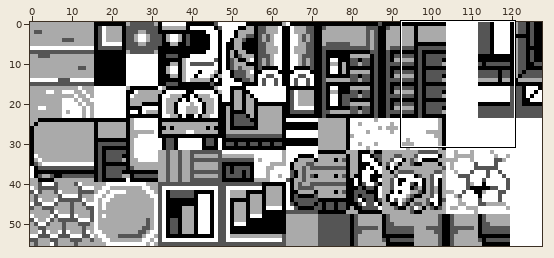
Sprite sheet -- gfx/tilesets/linksawakeninginterior.png. Above, an overview of the earlier version with the close-up marked.
Close-up. Earlier state:
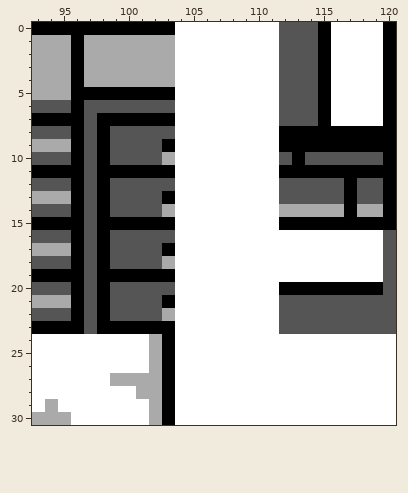
The file is 128x56 pixels. Shown: x 93..120, y 0..30.
The same view after the edit:
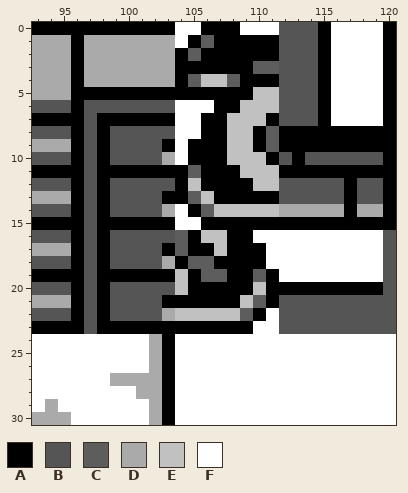
Palette (. is transparent): A #000000  B #555555  C #5d5d5d  D #aaaaaa  E #c1c1c1  F #ffffff
Edits made:
@@ x 102..113 @@
- 0 AAFFFFFFFFBB
- 1 DDFFFFFFFFBB
- 2 DDFFFFFFFFBB
- 3 DDFFFFFFFFBB
- 4 DDFFFFFFFFBB
- 5 AAFFFFFFFFBB
- 6 BBFFFFFFFFBB
- 7 AAFFFFFFFFBB
- 8 BBFFFFFFFFAA
- 9 BAFFFFFFFFAA
-10 BDFFFFFFFFBA
-11 AAFFFFFFFFAA
-12 BBFFFFFFFFBB
-13 BAFFFFFFFFBB
-14 BDFFFFFFFFDD
-15 AAFFFFFFFFAA
-16 BBFFFFFFFFFF
-17 BAFFFFFFFFFF
-18 BDFFFFFFFFFF
-19 AAFFFFFFFFFF
-20 BBFFFFFFFFAA
-21 BAFFFFFFFFBB
-22 BDFFFFFFFFBB
-23 AAFFFFFFFFBB
+ 0 AAFFAAAFFFBB
+ 1 DDFACAAAAABB
+ 2 DDACAAAAAABB
+ 3 DDAAAAAACCBB
+ 4 DDACEECAAABB
+ 5 AAAAAAAAEEBB
+ 6 BBFFFAAEEEBB
+ 7 AAFFAAEEEABB
+ 8 BBFFAAEEACAA
+ 9 BAFAAAEEACAA
+10 BDFAAAEEEABA
+11 AAACAAAEEEAA
+12 BBAEAAAAEEBB
+13 BAACEAAAAABB
+14 BDFACEEEEEDD
+15 AAFFAAAAAAAA
+16 BBCAEEAAFFFF
+17 BACAAEAAAFFF
+18 BDACCAAAAFFF
+19 AAEACCAACAFF
+20 BBEAAAAAEAAA
+21 BAAAAAAECABB
+22 BDEEEEECAFBB
+23 AAAAAAAAFFBB
 24 DAFFFFFFFFFF
